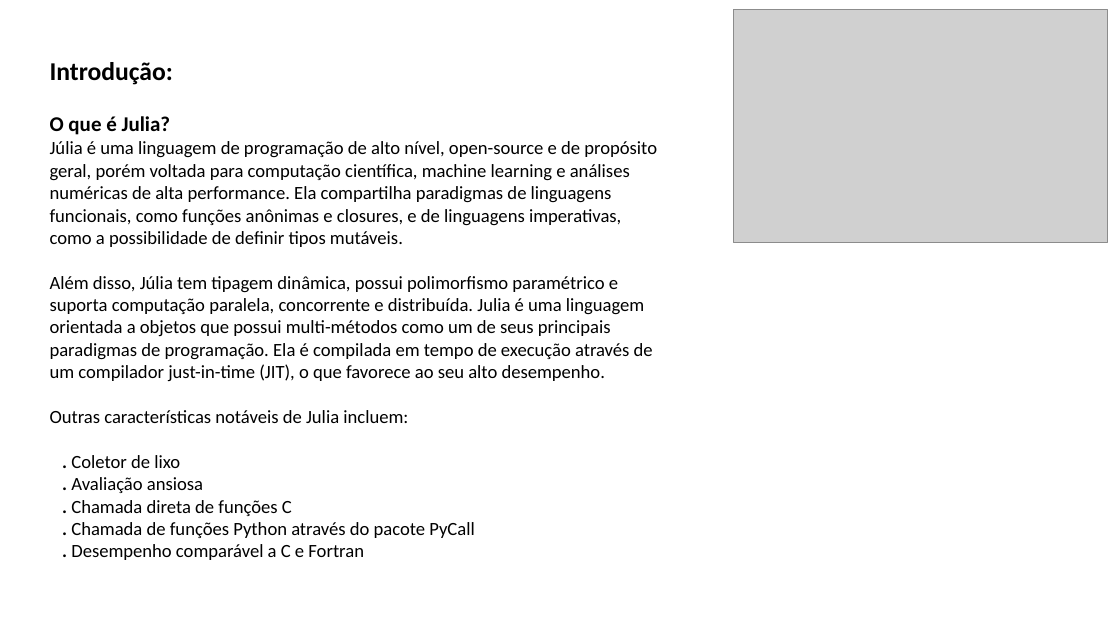
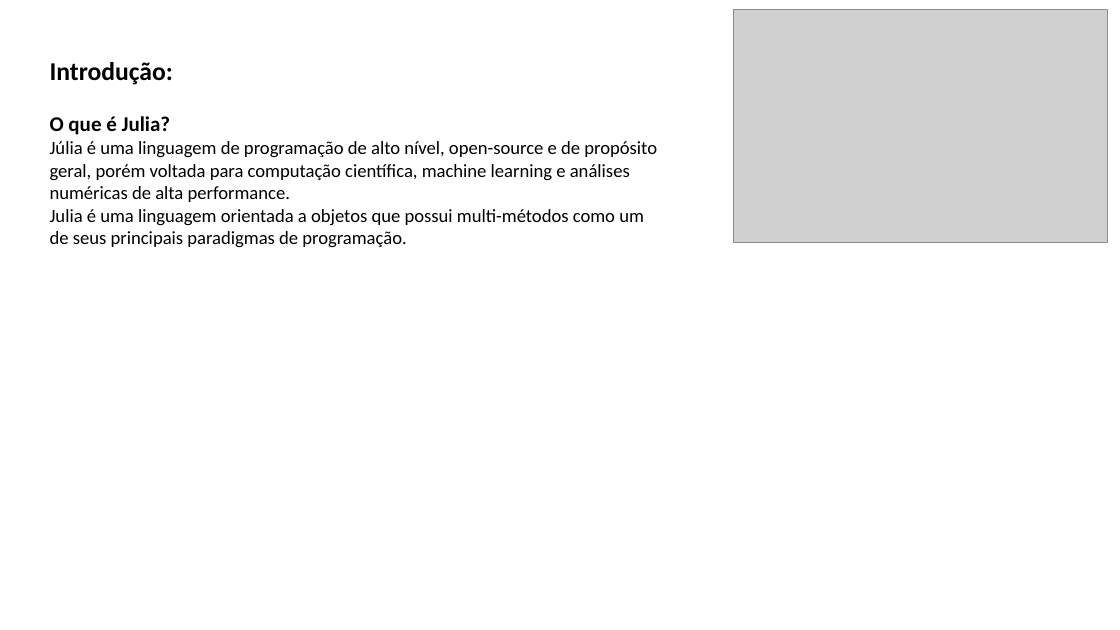
Before and after one commit to pedrogrisolia/EDL, a slide deck: slide 1 of tarefa-01/t1.3edl.pptx. Drawn at 1120x630 pixels with LibreOffice and Linux fonts; fonts in the diff are those of the drawing; grey boxes stand for pictures. Boxes give left, top, right and bottom in pixels: in the first picture for what was removed or moved away, otherwise in the second. Text is boxed around its words. In the diff, an @@ line names an element or a change of style, - is before the commit and + after.

```diff
--- a/tarefa-01/t1.3edl.pptx
+++ b/tarefa-01/t1.3edl.pptx
@@ text at (x1=50, y1=141, x2=657, y2=248): text changed @@
-Júlia é uma linguagem de programação de alto nível, open-source e de propósito geral, porém voltada para computação científica, machine learning e análises numéricas de alta performance. Ela compartilha paradigmas de linguagens funcionais, como funções anônimas e closures, e de linguagens imperativas, como a possibilidade de definir tipos mutáveis.
-Além disso, Júlia tem tipagem dinâmica, possui polimorfismo paramétrico e suporta computação paralela, concorrente e distribuída. Julia é uma linguagem orientada a objetos que possui multi-métodos como um de seus principais paradigmas de programação. Ela é compilada em tempo de execução através de um compilador just-in-time (JIT), o que favorece ao seu alto desempenho.
-Outras características notáveis de Julia incluem:
-. Coletor de lixo
-. Avaliação ansiosa
-. Chamada direta de funções C
-. Chamada de funções Python através do pacote PyCall
-. Desempenho comparável a C e Fortran
+Júlia é uma linguagem de programação de alto nível, open-source e de propósito geral, porém voltada para computação científica, machine learning e análises numéricas de alta performance.
+Julia é uma linguagem orientada a objetos que possui multi-métodos como um de seus principais paradigmas de programação.
```
Also in this commit, not shown: 4 other slides changed.
